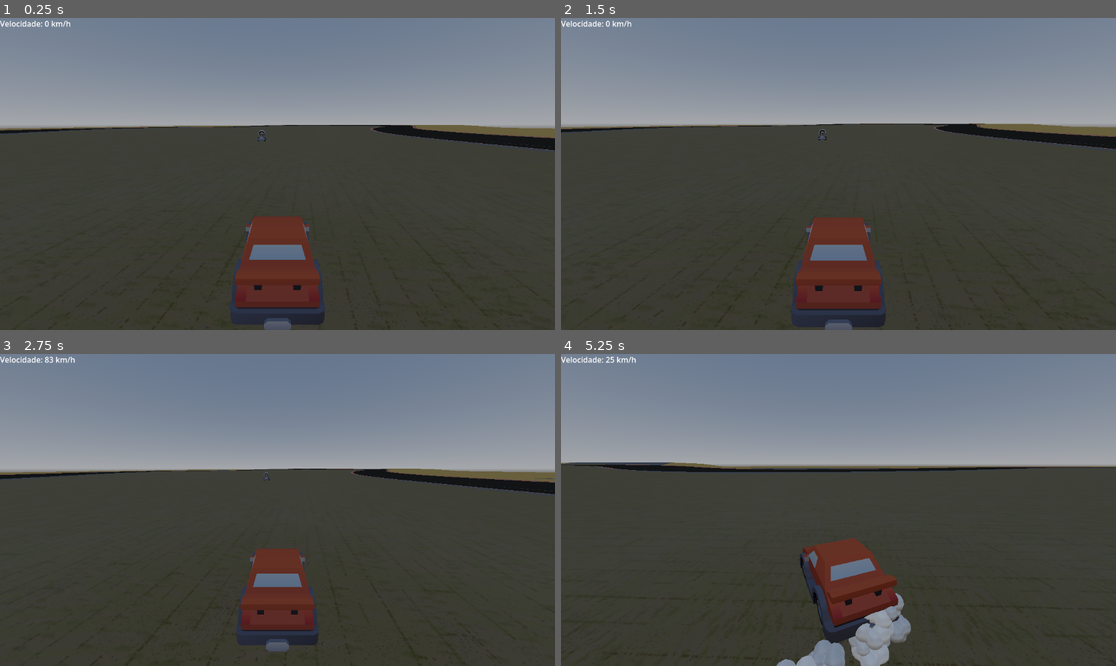
Above: before the commit, frames 1-4 (two rows, left to right).
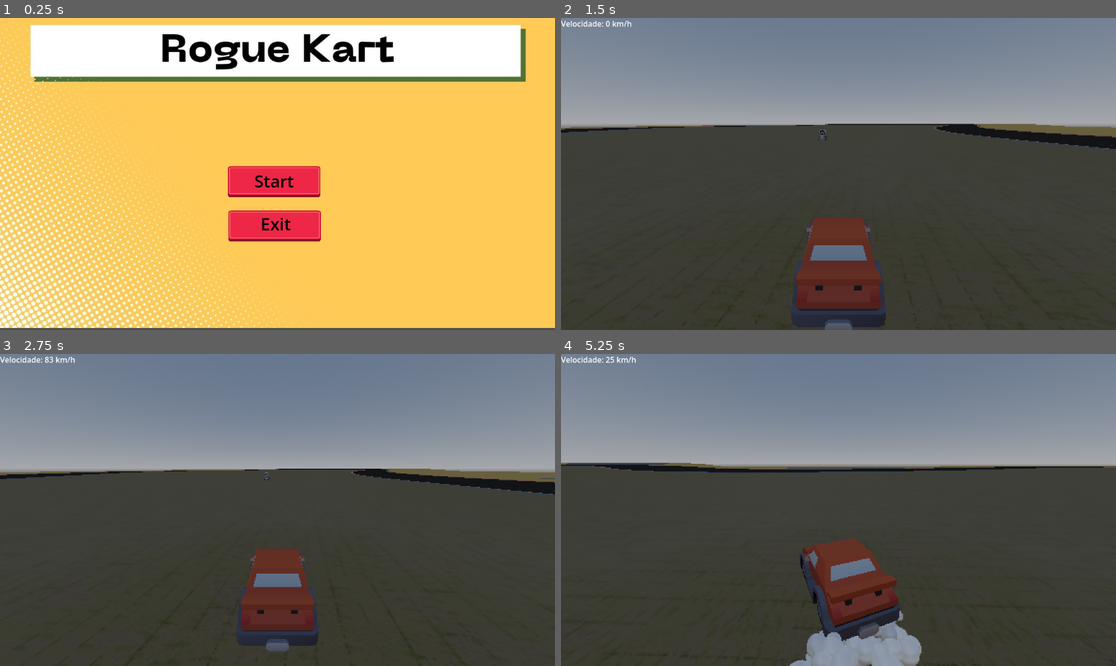
Above: after the commit, the same moments.

Repository: pdovitor/rogue-kart
Game: Godot game, scene res://Scenes/main_menu.tscn
Same seed, same stepped clock (60 frames per second), same inputs: the game is played once before the commit and once after it. Before the commit the project starts from res://Scenes/main.tscn.
Inputs (mouse positions are in pixels of both pictures, inside the frame that each line leads up to):
- Up to frame 1 (0.25 s): no input
- Up to frame 2 (1.5 s): click (832, 180) at 0.52 s; hold D (Steer_Right) from 1.28 s (still down); tap Shift (Drift) at 1.35 s
- Up to frame 3 (2.75 s): tap Enter at 2 s; release D (Steer_Right) at 2.03 s; hold S (Brake) from 2.03 s (still down); tap Shift (Drift) at 2.1 s
- Up to frame 4 (5.25 s): release S (Brake) at 2.78 s; hold D (Steer_Right) 2.78-3.53 s; tap Shift (Drift) every 0.75 s from 2.85 to 5.1 s; hold W (Accelerate) 3.53-4.28 s; hold A (Steer_Left) from 4.28 s (still down)

The runs differ from the first frame. In frame 1, 100% of the frame differs, in the area x 0-100%, y 0-100%; in frame 2, 0.4%; in frame 3, 0.4%; in frame 4, 2.3%.

Commit message:
MainMenu
Adicionando a cena main menu

Diff:
--- a/Scenes/car.tscn
+++ b/Scenes/car.tscn
@@ -338,10 +338,11 @@
 grow_horizontal = 2
 grow_vertical = 2
 stretch = true
+stretch_shrink = 2
 
 [node name="SubViewport" type="SubViewport" parent="SubViewportContainer" unique_id=923126793]
 handle_input_locally = false
-size = Vector2i(1152, 648)
+size = Vector2i(576, 324)
 render_target_update_mode = 4
 
 [node name="Ball" type="RigidBody3D" parent="SubViewportContainer/SubViewport" unique_id=853750109]
--- /dev/null
+++ b/Scenes/main_menu.tscn
@@ -0,0 +1,69 @@
+[gd_scene format=3 uid="uid://d2brewvsccuxy"]
+
+[ext_resource type="Script" uid="uid://ba7ockxfpy62k" path="res://Scripts/main_menu.gd" id="1_28flt"]
+[ext_resource type="Texture2D" uid="uid://do31f6o87fjc" path="res://Assets/botoes/2.png" id="2_ce3w2"]
+[ext_resource type="Texture2D" uid="uid://c5bwc0d4icuvx" path="res://Assets/botoes/button_rectangle_depth_flat.png" id="3_n45e2"]
+[ext_resource type="Texture2D" uid="uid://dy5bxxxt1u2ba" path="res://Assets/botoes/button_rectangle_depth_gradient.png" id="4_opfnp"]
+
+[sub_resource type="StyleBoxTexture" id="StyleBoxTexture_cp0ys"]
+texture = ExtResource("2_ce3w2")
+
+[node name="MainMenu" type="Node2D" unique_id=872274454]
+script = ExtResource("1_28flt")
+
+[node name="ButtonManager" type="Control" parent="." unique_id=78517193]
+layout_mode = 3
+anchors_preset = 0
+offset_right = 40.0
+offset_bottom = 40.0
+
+[node name="Panel" type="Panel" parent="ButtonManager" unique_id=78563053]
+layout_mode = 0
+offset_right = 1153.0
+offset_bottom = 644.0
+theme_override_styles/panel = SubResource("StyleBoxTexture_cp0ys")
+
+[node name="Start" type="TextureButton" parent="ButtonManager" unique_id=55980406]
+layout_mode = 1
+anchors_preset = 15
+anchor_right = 1.0
+anchor_bottom = 1.0
+offset_left = 473.0
+offset_top = 308.0
+offset_right = 625.0
+offset_bottom = 332.0
+grow_horizontal = 2
+grow_vertical = 2
+texture_normal = ExtResource("3_n45e2")
+texture_pressed = ExtResource("4_opfnp")
+
+[node name="Exit" type="TextureButton" parent="ButtonManager" unique_id=9336052]
+layout_mode = 0
+offset_left = 474.0
+offset_top = 400.0
+offset_right = 666.0
+offset_bottom = 464.0
+texture_normal = ExtResource("3_n45e2")
+texture_pressed = ExtResource("4_opfnp")
+
+[node name="startLabel" type="Label" parent="." unique_id=1220008291]
+offset_left = 528.0
+offset_top = 314.0
+offset_right = 610.0
+offset_bottom = 363.0
+theme_override_colors/font_color = Color(0, 0, 0, 1)
+theme_override_font_sizes/font_size = 35
+text = "Start"
+metadata/_edit_use_anchors_ = true
+
+[node name="ExitLabel" type="Label" parent="." unique_id=421417919]
+offset_left = 541.0
+offset_top = 403.0
+offset_right = 603.0
+offset_bottom = 452.0
+theme_override_colors/font_color = Color(0, 0, 0, 1)
+theme_override_font_sizes/font_size = 35
+text = "Exit"
+
+[connection signal="pressed" from="ButtonManager/Start" to="." method="_on_start_pressed"]
+[connection signal="pressed" from="ButtonManager/Exit" to="." method="_on_exit_pressed"]
--- /dev/null
+++ b/Scripts/main_menu.gd
@@ -0,0 +1,8 @@
+extends Node2D
+
+func _on_start_pressed() -> void:
+	get_tree().change_scene_to_file("res://Scenes/main.tscn")
+
+
+func _on_exit_pressed() -> void:
+	get_tree().quit()
--- a/project.godot
+++ b/project.godot
@@ -11,7 +11,7 @@
 [application]
 
 config/name="Rogue Kart"
-run/main_scene="res://Scenes/main.tscn"
+run/main_scene="uid://d2brewvsccuxy"
 config/features=PackedStringArray("4.6", "Forward Plus")
 config/icon="res://icon.svg"
 
Binary file added: Assets/botoes/2.png
Not shown, added: Assets/botoes/2.png.import
Binary file added: Assets/botoes/button_rectangle_depth_flat.png
Not shown, added: Assets/botoes/button_rectangle_depth_flat.png.import
Binary file added: Assets/botoes/button_rectangle_depth_gradient.png
Not shown, added: Assets/botoes/button_rectangle_depth_gradient.png.import
Not shown, added: Scripts/main_menu.gd.uid
